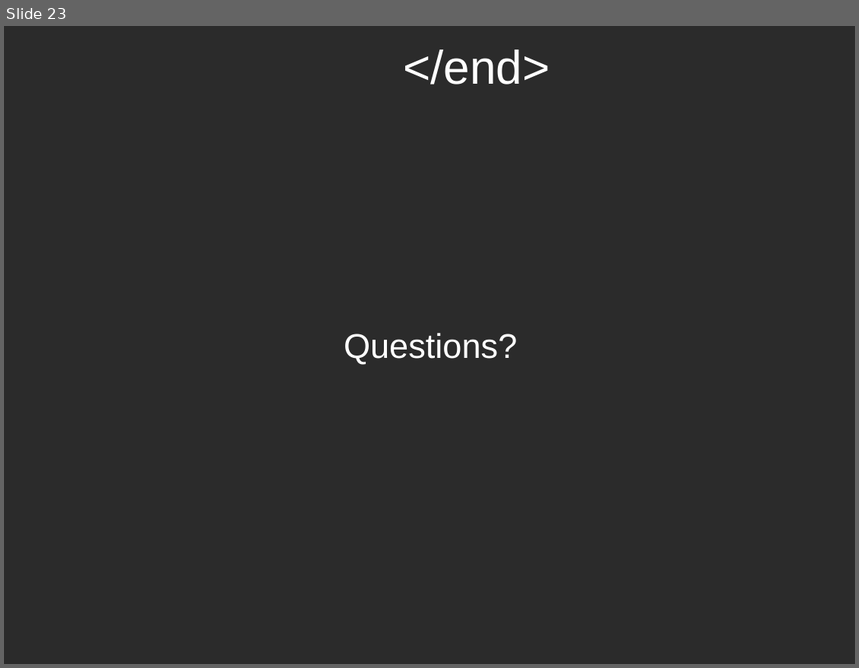
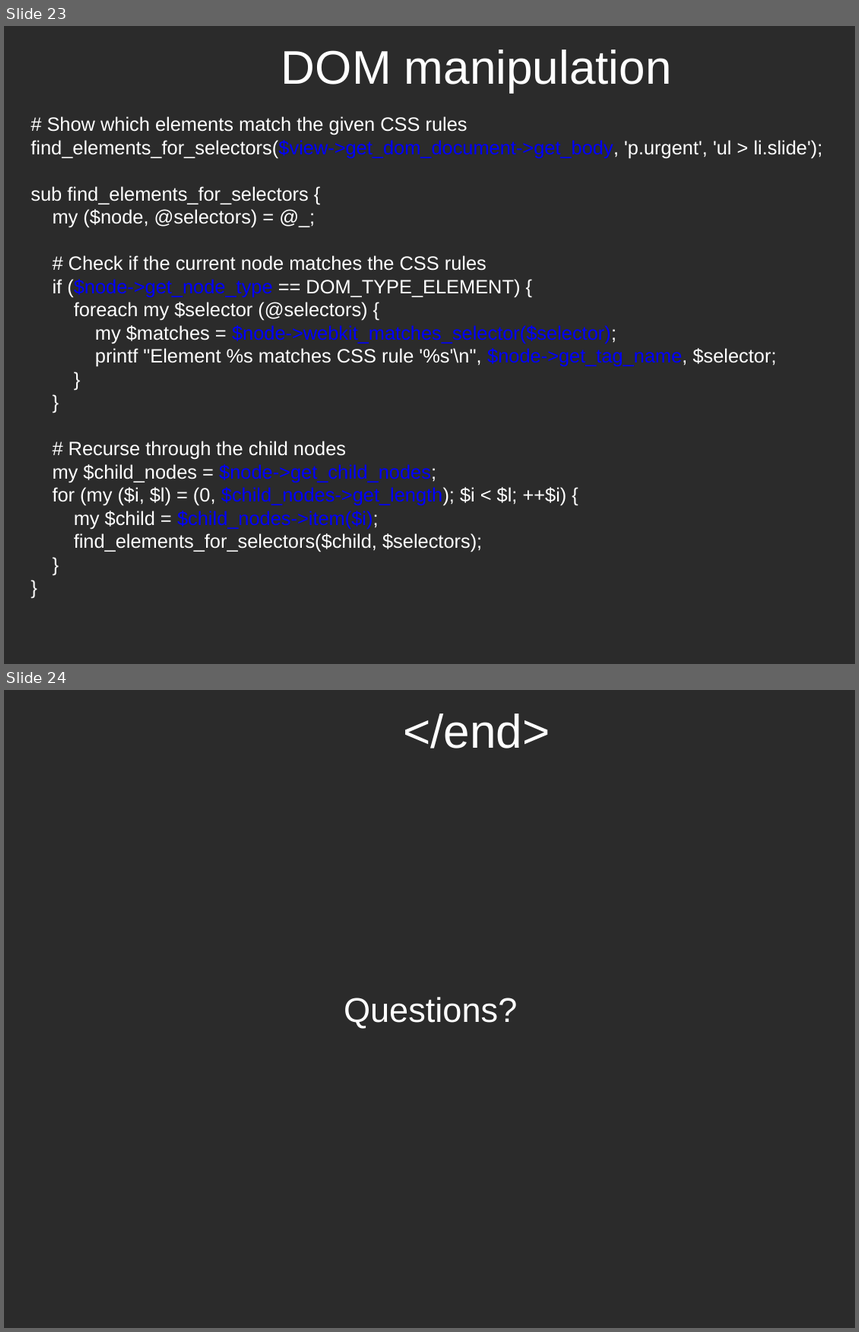
Before and after one commit to potyl/Webkit, a slide deck: WebKit-en.odp. Shown one above the other, each under a label of ours: slide 23 before the commit, slides 23 and 24 after it. The pictures are 859x668 and 859x1332 pixels, drawn with LibreOffice and Linux fonts; fonts in the diff are those of the drawing; background and template pictures are left out; a plain dark background stands for a picture behind light text. Boxes give left, top, right and bottom in pixels: in the first picture for what was removed or moved away, otherwise in the second. Text is boxed around its words. In the diff, an @@ line names an element or a change of style, - is before the commit and + after.

```diff
--- a/WebKit-en.odp
+++ b/WebKit-en.odp
@@ slide 23 added at <box>4,26,855,664</box>, background picture (left out) @@
@@ title added at <box>281,50,672,92</box>, 44 pt, text #FFFFFF @@
+DOM manipulation
@@ text added at <box>31,116,823,553</box>, 18 pt, text #FFFFFF @@
+# Show which elements match the given CSS rules
+find_elements_for_selectors($view->get_dom_document->get_body, 'p.urgent', 'ul > li.slide');
+sub find_elements_for_selectors {
+my ($node, @selectors) = @_;
+# Check if the current node matches the CSS rules
+if ($node->get_node_type == DOM_TYPE_ELEMENT) {
+foreach my $selector (@selectors) {
+my $matches = $node->webkit_matches_selector($selector);
+printf "Element %s matches CSS rule '%s'\n", $node->get_tag_name, $selector;
+}
+}
+# Recurse through the child nodes
+my $child_nodes = $node->get_child_nodes;
+for (my ($i, $l) = (0, $child_nodes->get_length); $i < $l; ++$i) {
+my $child = $child_nodes->item($i);
+find_elements_for_selectors($child, $selectors);
+}
+}
@@ what was slide 23 is now slide 24 @@
```
Also in this commit, not shown: 1 slide changed.
